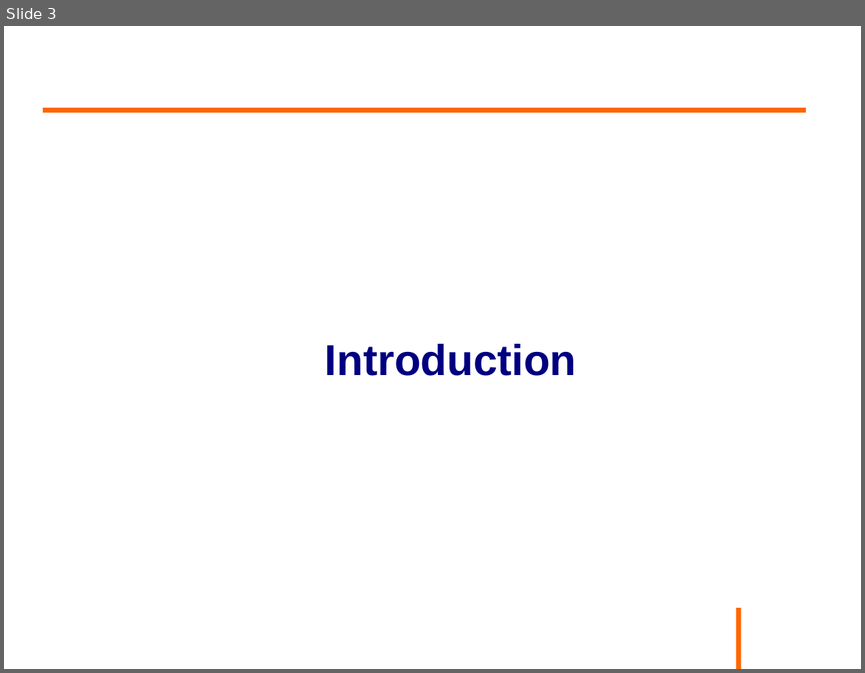
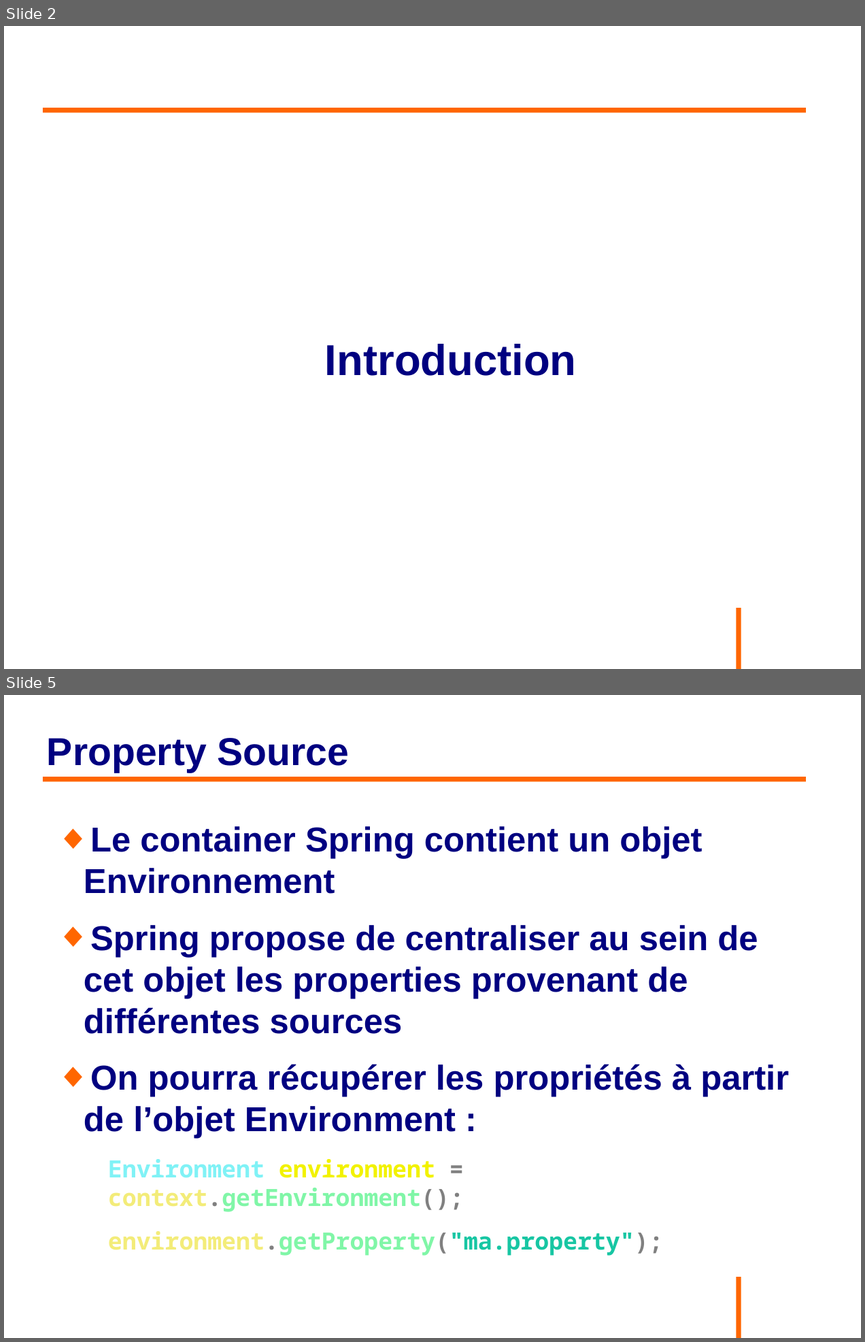
Before and after one commit to philphils/formation-spring, a slide deck: Documentation/diapo_formation_spring_property.odp. Shown one above the other, each under a label of ours: slide 3 before the commit, slides 2 and 5 after it; the slides between them are not shown. The pictures are 865x673 and 865x1342 pixels, drawn with LibreOffice and Linux fonts; fonts in the diff are those of the drawing; background and template pictures are left out. Boxes give left, top, right and bottom in pixels: in the first picture for what was removed or moved away, otherwise in the second. Text is boxed around its words. In the diff, an @@ line names an element or a change of style, - is before the commit and + after.

Commit message:
Fin diapo property

```diff
--- a/Documentation/diapo_formation_spring_property.odp
+++ b/Documentation/diapo_formation_spring_property.odp
@@ slide 5 added at (4, 695, 861, 1338), background #FFFFFF; not listed: 1 template element that a slide beside it also shows @@
@@ title added at (47, 738, 349, 773), 36 pt, text #000080, bold @@
+Property Source
@@ line added from (43, 779) to (806, 779), #FF6600 4.54 pt @@
@@ text added at (84, 826, 789, 1255), 32 pt, text #000080, bold @@
+◆ Le container Spring contient un objet Environnement
+◆ Spring propose de centraliser au sein de cet objet les properties provenant de différentes sources
+◆ On pourra récupérer les propriétés à partir de l’objet Environment :
+Environment environment = context.getEnvironment();
+environment.getProperty("ma.property");
@@ what was slide 3 is now slide 2 @@
```
Also in this commit, not shown: 1 slide changed, 14 other slides added, 2 slides removed.
